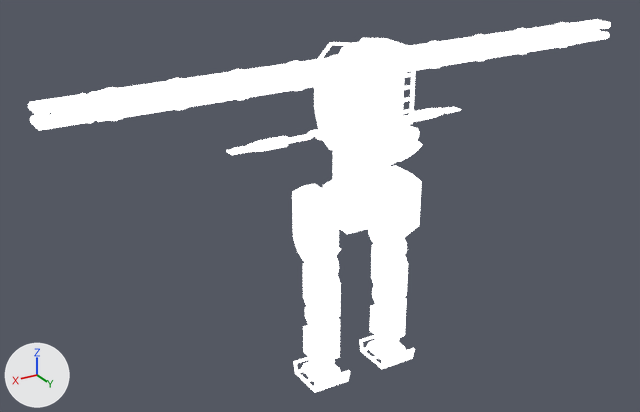
Two versions of the FBX model exegesis_vrc_avatars/Assets/_exegesis/obi-me/obi-me.fbx, one commit apart.
Rendered twice from a 50 mm camera at (32.4, 48.8, 38.6) aimed at (2.8, -0.5, 13.9). Lighting does not change. The marker at lower left points along +X, +Y and +Z. The first picture is the older version. Where no turn or scale is listed for an object, it has been applied to the vertices. Vertices at exactly the same position are counted once.

Objects in the first picture: 'Body', 'arms_temp'.
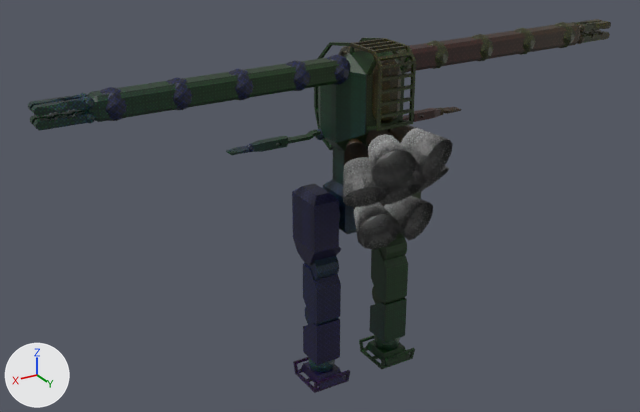
Boxes [x1, y1, x2, y2] around the edits, measured in the pictures (640 x 412 px; the box of a moved part takes in the faces that stretch with it):
part 1 of me_cube, moved or reshaped: before [338, 46, 405, 234]; after [338, 46, 452, 250]
part 2 of me_cube, recoloured (darker): [28, 19, 611, 393] in both
part 3 of me_lil_bot_mesh_001, reshaped: [239, 131, 315, 152] in both
part 4 of me_lil_bot_mesh_001, reshaped: [403, 108, 450, 122] in both
part 5 of me_lil_bot_mesh_001, recoloured: [226, 107, 461, 155] in both

What changed in the scene script:
```text
Add img_pixeltexturegrid_512_png:
    img_pixeltexturegrid_512_png = load_image('PixelTextureGrid_512.png', '../PixelTextureGrid_512.png', 512, 512, 'sRGB')
Add img_ncho_thruster_mask_1_png:
    img_ncho_thruster_mask_1_png = load_image('ncho_thruster_mask 1.png', '../ncho/ncho_tex/ncho_thruster_mask 1.png', 128, 128, 'sRGB')
Add mat_material:
    mat_material = principled_material('Material')
    mat_material.texture = img_pixeltexturegrid_512_png
Add mat_material_001:
    mat_material_001 = principled_material('Material.001')
    mat_material_001.texture = img_ncho_thruster_mask_1_png
Change me_cube:
    used by ob_body; location = (0.0, 0.0, 0.0)
    remove me_cube.from_pydata(...)  # 2972 vertices, 3780 faces; spans x -22.0..22.0, y -3.7..4.8, z 0.0..25.6
    add me_cube.from_pydata(...)  # 3006 vertices, 3775 faces; spans x -22.0..22.0, y -3.7..7.2, z 0.0..25.6
    me_cube part 1
    65 vertices are removed from x -4.4..4.4, y -3.0..3.0, z 12.0..25.0
    206 faces are deleted
    99 vertices are added at x -4.1..4.1, y -1.7..7.2, z 12.4..23.9
    114 new faces join them, mat_material (picture img_pixeltexturegrid_512_png)
    91 new faces join them, mat_material_001 (picture img_ncho_thruster_mask_1_png)
    me_cube part 2: 3620 faces spanning x -22.0..22.0, y -3.7..4.8, z 0.0..25.6 switch from mat_lil_bot_material to mat_material (picture img_pixeltexturegrid_512_png)
    other edits to the shape of me_cube do not show in these pictures
    add me_cube.materials.append(mat_material_001)  # picture img_ncho_thruster_mask_1_png
Change me_lil_bot_mesh_001:
    used by ob_arms_temp; location = (0.0, -1.3, 2.32)
    remove me_lil_bot_mesh_001.from_pydata(...)  # 896 vertices, 965 faces; spans x -9.5..9.5, y -0.1..0.8, z 16.3..17.1
    add me_lil_bot_mesh_001.from_pydata(...)  # 688 vertices, 681 faces; spans x -9.5..9.5, y -0.1..0.8, z 16.3..17.1
    me_lil_bot_mesh_001 part 3
    100 vertices are removed from x 3.1..8.5, y 0.0..0.7, z 16.4..17.0
    163 faces are deleted
    20 new faces join them
    me_lil_bot_mesh_001 part 4
    108 vertices are removed from x -8.5..-3.1, y 0.0..0.7, z 16.4..17.0
    164 faces are deleted
    23 new faces join them
    me_lil_bot_mesh_001 part 5: 638 faces spanning x -9.5..9.5, y -0.1..0.8, z 16.3..17.1 switch from mat_lil_bot_material to mat_material (picture img_pixeltexturegrid_512_png)
```
